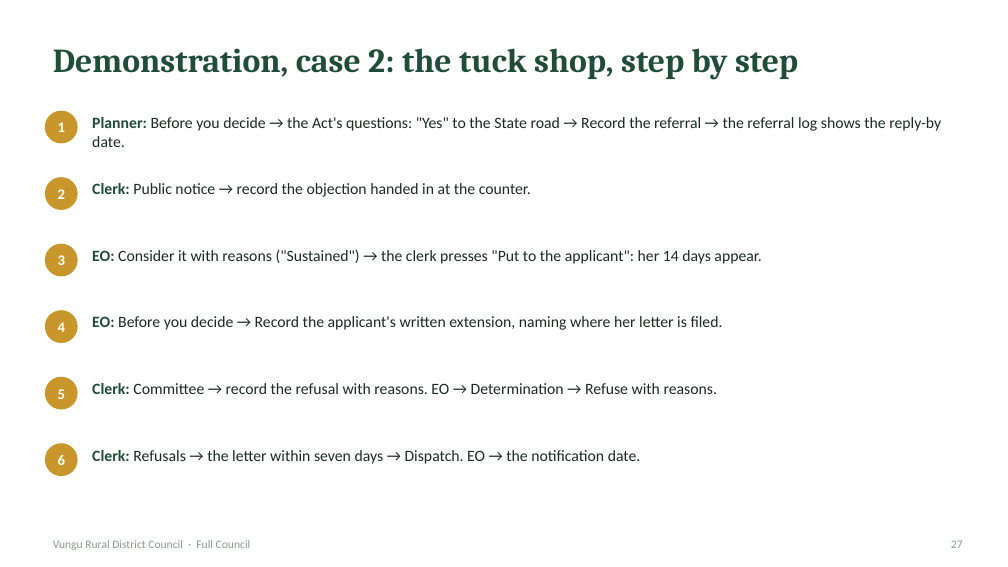
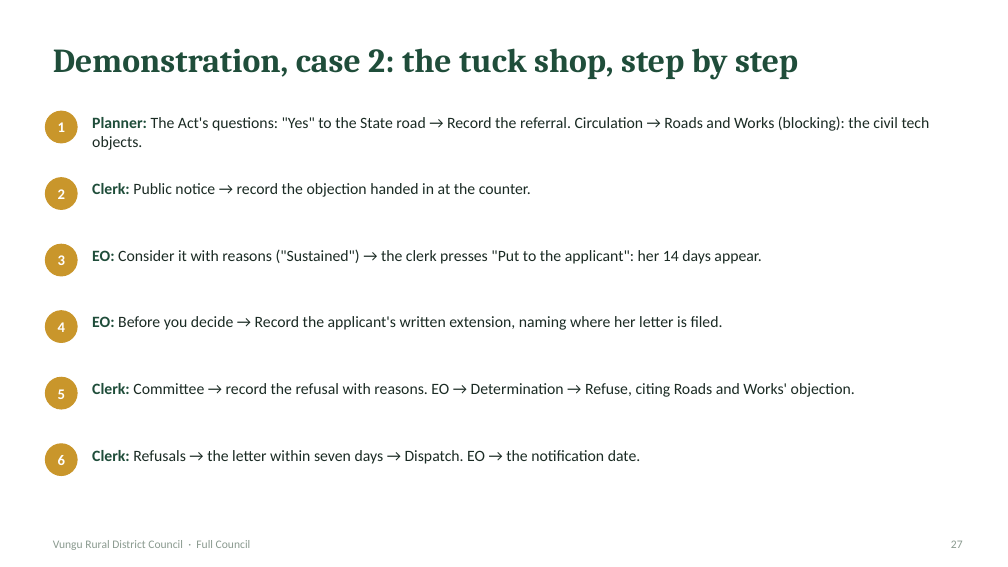
Before and after one commit to namz-lab/spartialiq, a slide deck: slide 27 of docs/presentations/Vungu Full Council - LAMIS planning showcase.pptx. Drawn at 1008x567 pixels with LibreOffice and Linux fonts; fonts in the diff are those of the drawing. Boxes give left, top, right and bottom in pixels: in the first picture for what was removed or moved away, otherwise in the second. Text is boxed around its words. In the diff, an @@ line names an element or a change of style, - is before the commit and + after.

```diff
--- a/docs/presentations/Vungu Full Council - LAMIS planning showcase.pptx
+++ b/docs/presentations/Vungu Full Council - LAMIS planning showcase.pptx
@@ text at box(92, 116, 930, 150): text changed @@
-Planner: Before you decide → the Act's questions: "Yes" to the State road → Record the referral → the referral log shows the reply-by date.
+Planner: The Act's questions: "Yes" to the State road → Record the referral. Circulation → Roads and Works (blocking): the civil tech objects.
@@ text at box(92, 383, 855, 397): text changed @@
-Clerk: Committee → record the refusal with reasons. EO → Determination → Refuse with reasons.
+Clerk: Committee → record the refusal with reasons. EO → Determination → Refuse, citing Roads and Works' objection.
```
Also in this commit, not shown: 1 other slide changed, 42 other files.
